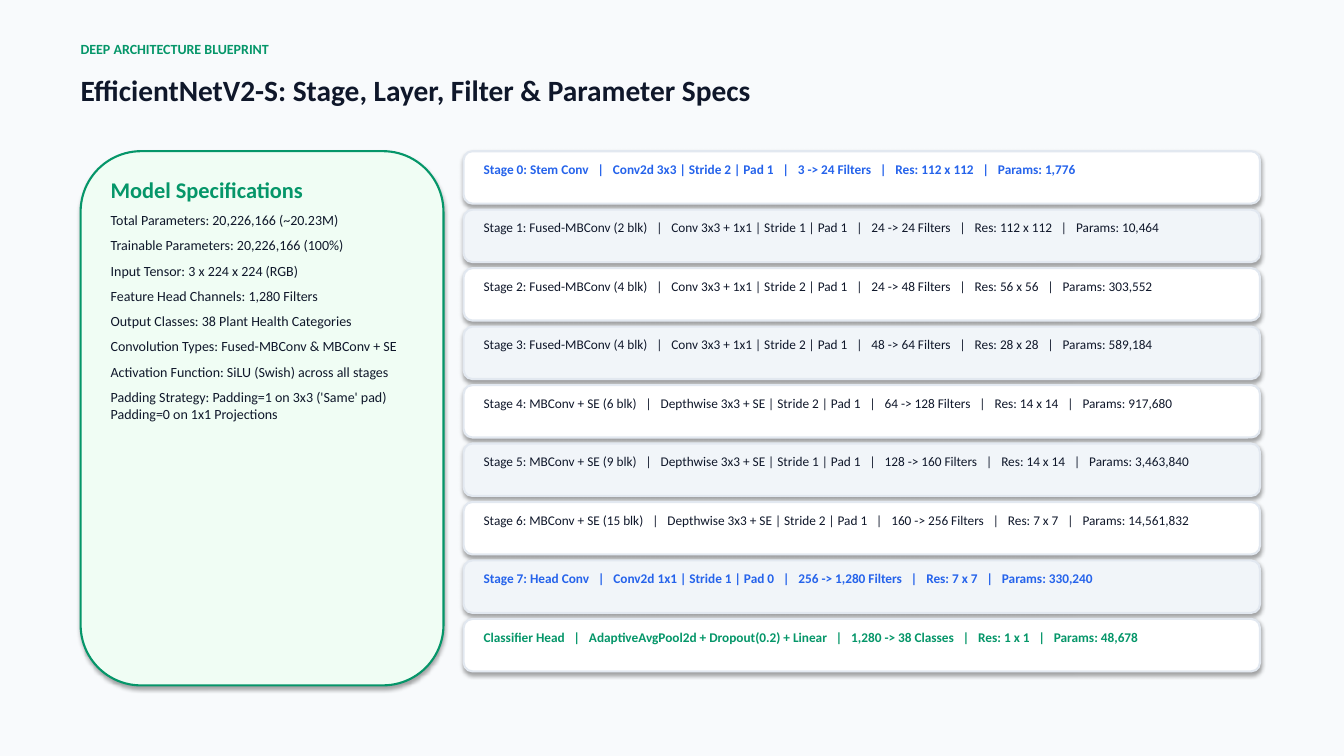
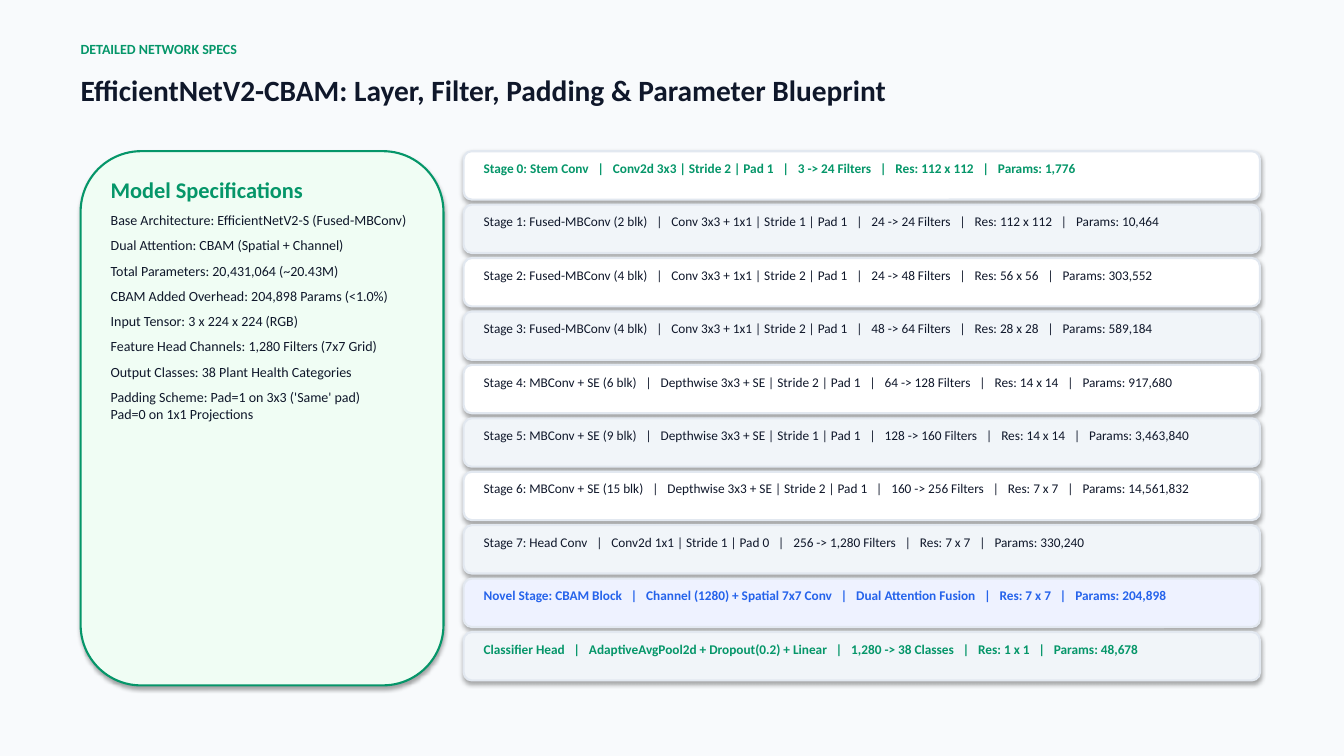
Before and after one commit to mokshit007/DL-crop-disease-detections, a slide deck: slide 7 of CropSense_AI_Official_Presentation.pptx (slide 6 before the commit). Drawn at 1344x756 pixels with LibreOffice and Linux fonts; fonts in the diff are those of the drawing. Boxes give left, top, right and bottom in pixels: in the first picture for what was removed or moved away, otherwise in the second. Text is boxed around its words. In the diff, an @@ line names an element or a change of style, - is before the commit and + after.

Commit message:
Add novel EfficientNetV2-CBAM attention architecture, multi-model benchmark suite, and robustness stress testing

```diff
--- a/CropSense_AI_Official_Presentation.pptx
+++ b/CropSense_AI_Official_Presentation.pptx
@@ text at box(81, 45, 237, 54): text changed @@
-DEEP ARCHITECTURE BLUEPRINT
+DETAILED NETWORK SPECS
@@ text at box(81, 80, 885, 106): text changed @@
-EfficientNetV2-S: Stage, Layer, Filter & Parameter Specs
+EfficientNetV2-CBAM: Layer, Filter, Padding & Parameter Blueprint
@@ rounded rectangle: place and size @@
-rounded rectangle at box(464, 151, 1260, 204)
+rounded rectangle at box(464, 151, 1260, 200)
@@ text "Stage 0: Stem Conv | ..." at box(484, 163, 1075, 176): text colour #2563EB to #059669 @@
@@ rounded rectangle: place and size @@
-rounded rectangle at box(464, 210, 1260, 262)
+rounded rectangle at box(464, 205, 1260, 253)
@@ text "Stage 1: Fused-MBConv (2 blk) ...": place and size @@
-text "Stage 1: Fused-MBConv (2 blk) ..." at box(484, 222, 1159, 235)
+text "Stage 1: Fused-MBConv (2 blk) ..." at box(484, 216, 1159, 229)
@@ text at box(111, 215, 406, 303): text changed @@
-Total Parameters: 20,226,166 (~20.23M)
-Trainable Parameters: 20,226,166 (100%)
+Base Architecture: EfficientNetV2-S (Fused-MBConv)
+Dual Attention: CBAM (Spatial + Channel)
+Total Parameters: 20,431,064 (~20.43M)
+CBAM Added Overhead: 204,898 Params (<1.0%)
@@ rounded rectangle: place and size @@
-rounded rectangle at box(464, 268, 1260, 321)
+rounded rectangle at box(464, 258, 1260, 307)
@@ text "Stage 2: Fused-MBConv (4 blk) ...": place and size @@
-text "Stage 2: Fused-MBConv (4 blk) ..." at box(484, 281, 1153, 294)
+text "Stage 2: Fused-MBConv (4 blk) ..." at box(484, 270, 1153, 283)
@@ rounded rectangle: place and size @@
-rounded rectangle at box(464, 327, 1260, 379)
+rounded rectangle at box(464, 312, 1260, 360)
@@ text "Stage 3: Fused-MBConv (4 blk) ...": place and size @@
-text "Stage 3: Fused-MBConv (4 blk) ..." at box(484, 339, 1153, 352)
+text "Stage 3: Fused-MBConv (4 blk) ..." at box(484, 323, 1153, 336)
@@ text at box(111, 341, 377, 353): text changed @@
-Feature Head Channels: 1,280 Filters
+Feature Head Channels: 1,280 Filters (7x7 Grid)
@@ rounded rectangle: place and size @@
-rounded rectangle at box(464, 385, 1260, 438)
+rounded rectangle at box(464, 365, 1260, 413)
@@ text "Stage 4: MBConv + SE ...": place and size @@
-text "Stage 4: MBConv + SE ..." at box(484, 398, 1172, 411)
+text "Stage 4: MBConv + SE ..." at box(484, 377, 1172, 390)
@@ text at box(111, 392, 361, 422): text changed @@
-Convolution Types: Fused-MBConv & MBConv + SE
-Activation Function: SiLU (Swish) across all stages
-Padding Strategy: Padding=1 on 3x3 ('Same' pad)
-Padding=0 on 1x1 Projections
+Padding Scheme: Pad=1 on 3x3 ('Same' pad)
+Pad=0 on 1x1 Projections
@@ rounded rectangle: place and size @@
-rounded rectangle at box(464, 444, 1260, 496)
+rounded rectangle at box(464, 418, 1260, 467)
@@ text "Stage 5: MBConv + SE ...": place and size @@
-text "Stage 5: MBConv + SE ..." at box(484, 456, 1189, 469)
+text "Stage 5: MBConv + SE ..." at box(484, 430, 1189, 443)
@@ rounded rectangle: place and size @@
-rounded rectangle at box(464, 502, 1260, 555)
+rounded rectangle at box(464, 472, 1260, 520)
@@ text "Stage 6: MBConv + SE ...": place and size @@
-text "Stage 6: MBConv + SE ..." at box(484, 515, 1188, 528)
+text "Stage 6: MBConv + SE ..." at box(484, 483, 1188, 496)
@@ rounded rectangle: place and size @@
-rounded rectangle at box(464, 561, 1260, 613)
+rounded rectangle at box(464, 525, 1260, 574)
@@ text "Stage 7: Head Conv | ...": place and size @@
-text "Stage 7: Head Conv | ..." at box(484, 573, 1093, 586)
+text "Stage 7: Head Conv | ..." at box(484, 537, 1084, 550)
@@ text "Stage 7: Head Conv | ..." at box(484, 537, 1084, 550): text colour #2563EB to #0F172A, bold off @@
@@ rounded rectangle: place and size @@
-rounded rectangle at box(464, 619, 1260, 671)
+rounded rectangle at box(464, 579, 1260, 627)
@@ rounded rectangle at box(464, 579, 1260, 627): fill #FFFFFF to #EEF2FF @@
@@ text added at box(484, 590, 1166, 603), 9.5 pt, text #2563EB, bold @@
+Novel Stage: CBAM Block | Channel (1280) + Spatial 7x7 Conv | Dual Attention Fusion | Res: 7 x 7 | Params: 204,898
@@ rounded rectangle added at box(464, 632, 1260, 681), fill #F1F5F9, outline #E2E8F0 1.5 pt @@
@@ text "Classifier Head | AdaptiveAvgPool2d + ...": place and size @@
-text "Classifier Head | AdaptiveAvgPool2d + ..." at box(484, 632, 1138, 645)
+text "Classifier Head | AdaptiveAvgPool2d + ..." at box(484, 644, 1138, 657)
```
Also in this commit, not shown: 4 other slides changed, 4 slides added, 4 slides removed, 7 other files.
